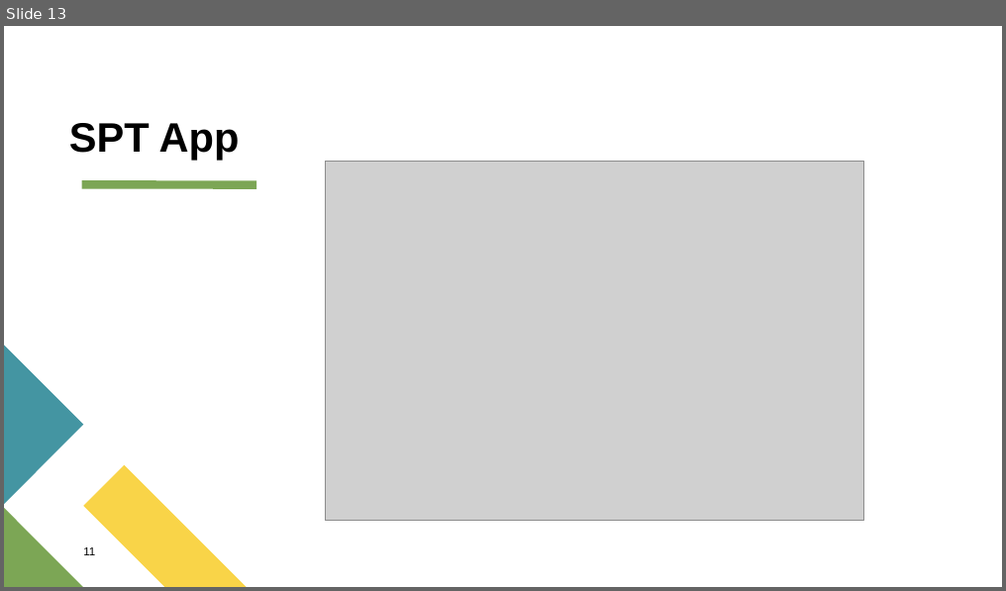
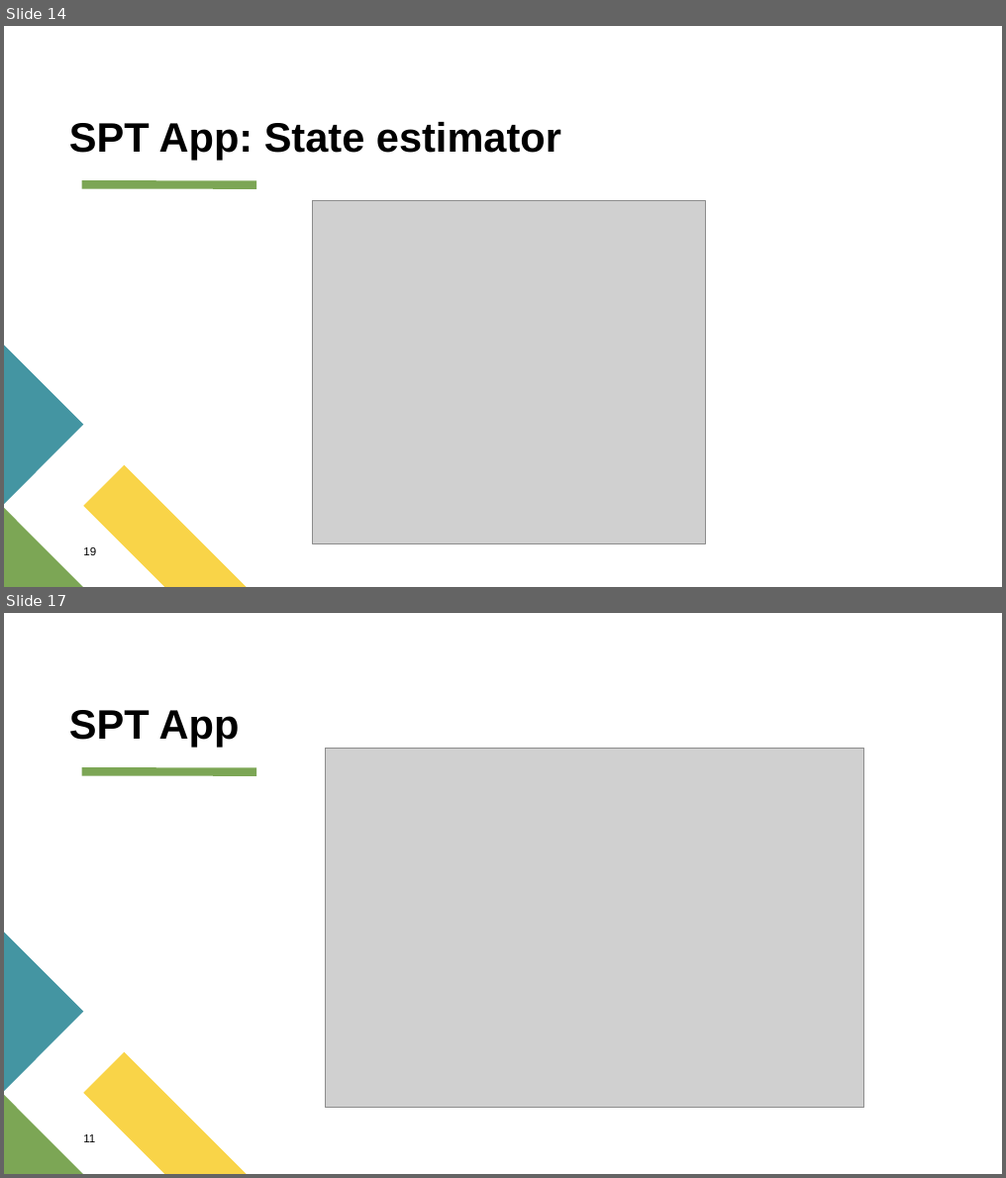
Before and after one commit to PingpingL/MATLAB_APP_on_treadmill_control_and_self-pacing_algorithm_implementation, a slide deck: spring_presentation.pptx. Shown one above the other, each under a label of ours: slide 13 before the commit, slides 14 and 17 after it; the slides between them are not shown. The pictures are 1006x591 and 1006x1178 pixels, drawn with LibreOffice and Linux fonts; fonts in the diff are those of the drawing; grey boxes stand for pictures. Boxes give left, top, right and bottom in pixels: in the first picture for what was removed or moved away, otherwise in the second. Text is boxed around its words. In the diff, an @@ line names an element or a change of style, - is before the commit and + after.

```diff
--- a/spring_presentation.pptx
+++ b/spring_presentation.pptx
@@ slide 14 added at box(4, 26, 1002, 587), background #FFFFFF; not listed: 4 template elements that a slide beside it also shows @@
@@ title added at box(69, 122, 561, 160), 39.6 pt, text #000000, bold @@
+SPT App: State estimator
@@ picture added at box(313, 200, 706, 545) @@
@@ text added at box(83, 548, 96, 556), 11 pt, text #000000 @@
+19
@@ what was slide 13 is now slide 17 @@
```
Also in this commit, not shown: 7 slides changed, 7 other slides added, 13 slides removed.
